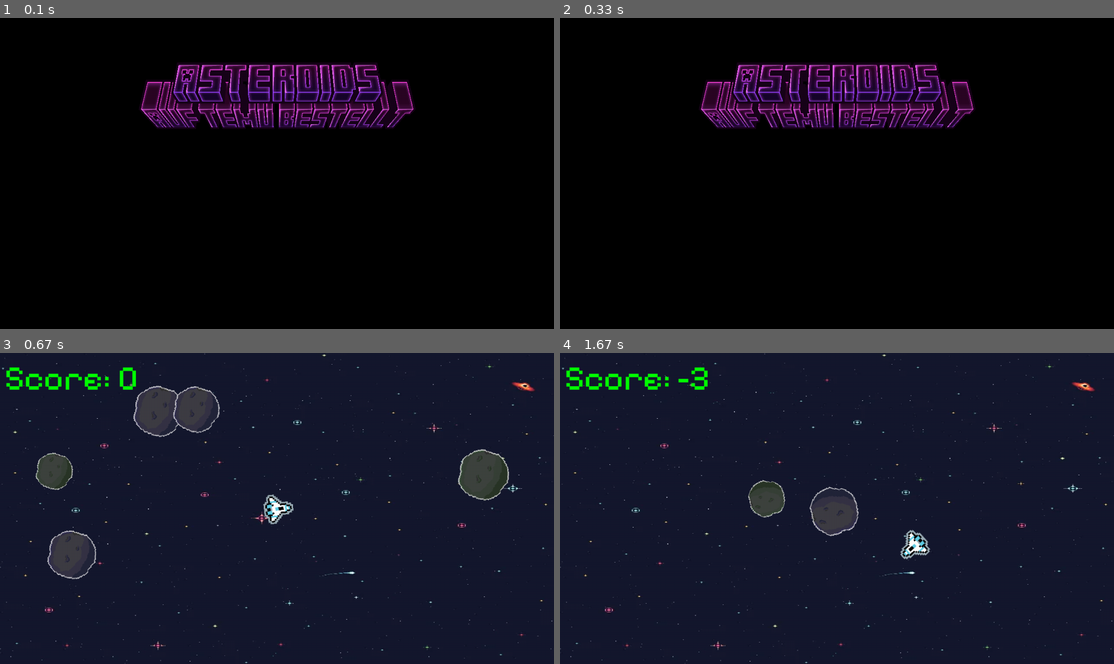
Above: before the commit, frames 1-4 (two rows, left to right).
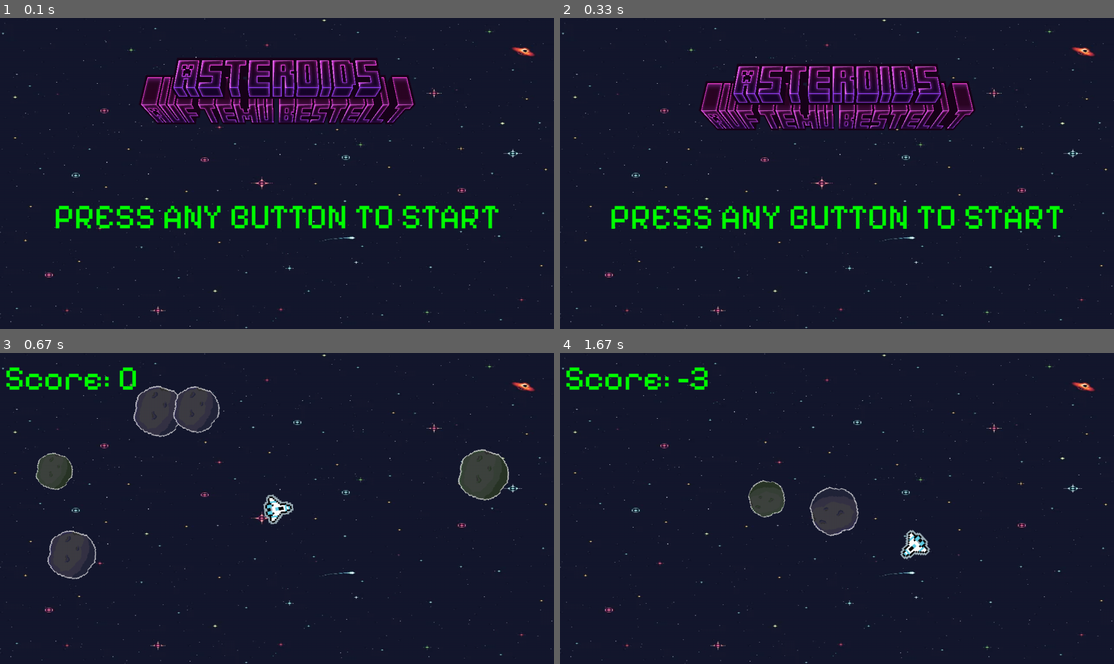
Above: after the commit, the same moments.

Repository: EinSchnitzelchen/AsteroidsAufTemu
Game: pygame game, started from main.py
The game is run twice, just before and just after one commit, with the same random seed, the same clock (stepped at 60 frames per second) and the same inputs.
Inputs:
- Up to frame 1 (0.1 s): no input
- Up to frame 2 (0.33 s): no input
- Up to frame 3 (0.67 s): hold Right from 0.33 s (still down)
- Up to frame 4 (1.67 s): release Right at 0.8 s; hold Up 0.83-1.13 s; hold Right 1.17-1.63 s

The runs differ from the first frame. In frame 1, 95% of the frame differs, in the area x 0-100%, y 0-100%; in frame 2, 94%; in frame 3, nothing differs; in frame 4, nothing differs.

Commit message:
finished the menu

Diff:
--- a/menu.py
+++ b/menu.py
@@ -1,6 +1,7 @@
 import pygame
 from screeninfo import get_monitors
 from pathlib import Path
+import math
 
 pygame.init()
 
@@ -14,8 +15,10 @@
 
 
 
+
 class Menu:
     def __init__(self):
+
         self.run = True
         self.start_game = False
         self.logo_pos_x = screen.get_width() / 2
@@ -31,6 +34,11 @@
         self.channel = self.sound.play(loops = -1)
         self.logo_rect.center = (screen_width // 2, screen_height // 4)
 
+        self.current_frame = 0
+
+    def logo_float(self):
+        self.logo_rect.centery = math.sin(self.current_frame) * 30 + screen_height/7 * 1.5
+
 
     def handle_events(self):
         keys = pygame.key.get_pressed()
@@ -43,8 +51,19 @@
                 self.start_game = True
                 self.run = False
 
+    def show_Text(self):
+        self.font = pygame.font.Font(BASE_DIR / 'Assets/PixelifySans-Regular.ttf', 80 + round(math.sin(self.current_frame)*2))
+        Text = self.font.render("PRESS ANY BUTTON TO START",True, (0, 255, 0))
+        text_rect = Text.get_rect(center=(screen.get_width() / 2, screen.get_height() / 2 + 100))
+        screen.blit(Text, text_rect)
+
+
     def draw(self):
+        screen.blit(self.image, (0, 0))
         screen.blit(self.logo, self.logo_rect)
+        self.show_Text()
         pygame.display.flip()
         pygame.time.Clock().tick(60)
         self.handle_events()
+        self.current_frame = self.current_frame + 0.1
+        self.logo_float()
Renamed: Backup-Scule-Finn/Assets/logo.png -> Assets/logo.png
Not shown, removed: test
